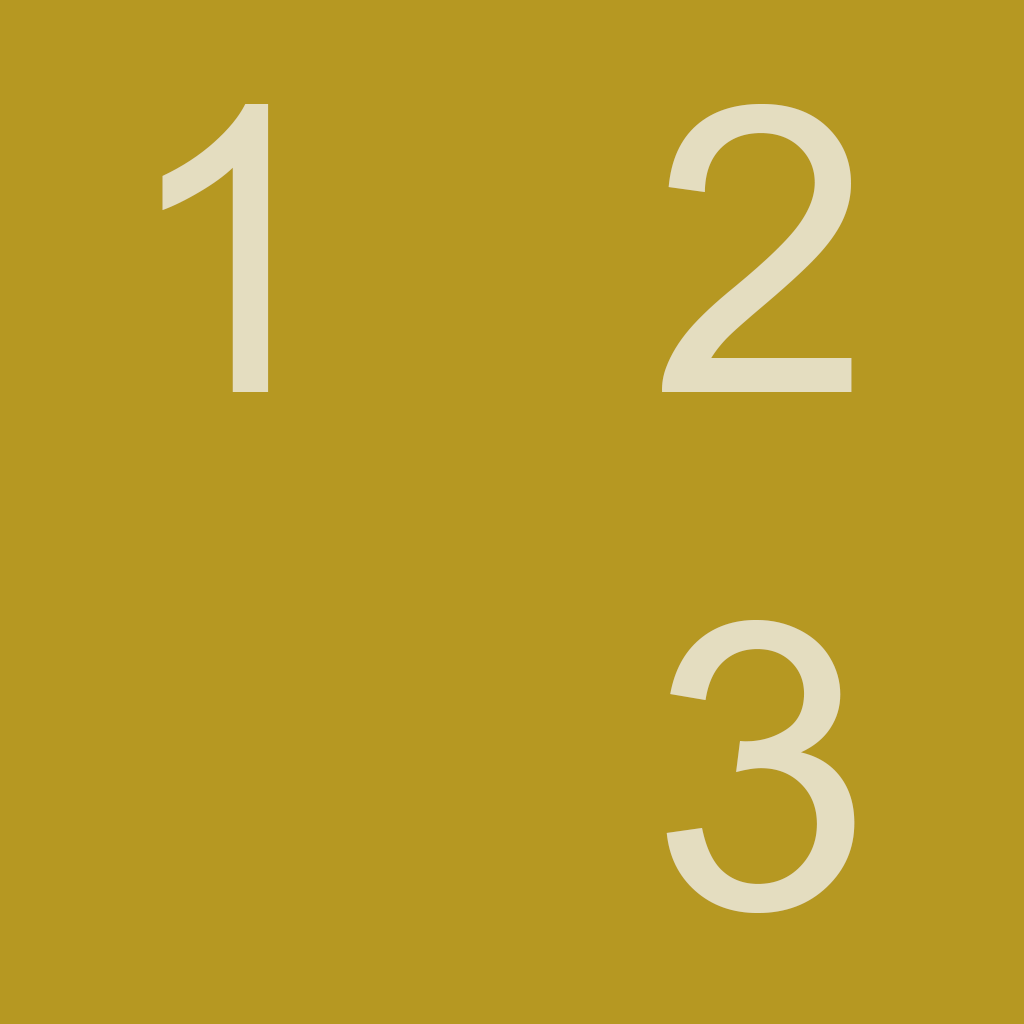
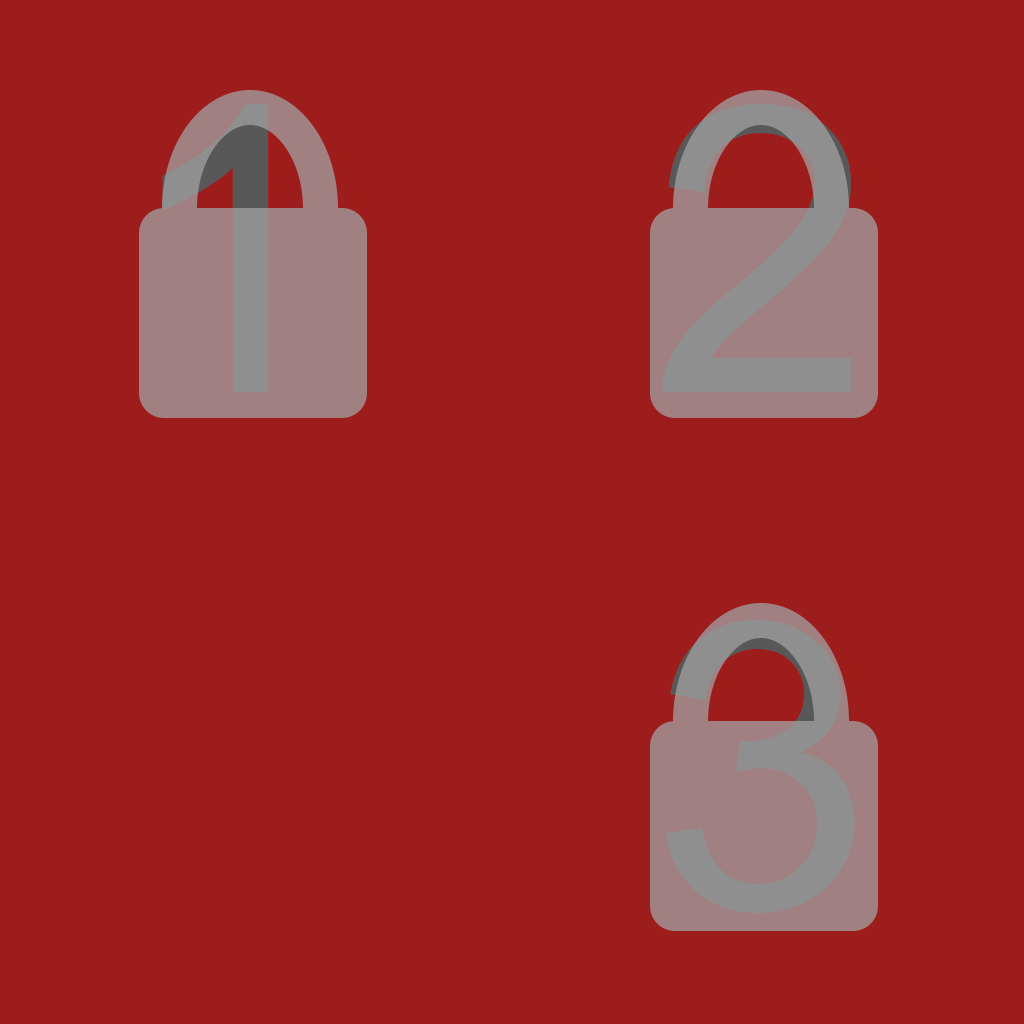
Layer changes from the first 1024×1024 image to the second:
hid group "idle (on)" (4 layers) over [0, 0, 1024, 1024]
hid group "off (natrive)" (4 layers) over [0, 0, 1024, 1024]
added group "lock 3" (3rd of 3, in "Artboard 1" › "locked") (75%) with 2 layers in group "locked" over [650, 603, 878, 931]
added layer "Ellipse 1" (4th of 6, in "Artboard 1" › "locked" › "lock 3") in group "lock 3" over [673, 603, 849, 840]
added layer "Rounded Rectangle 1" (4th of 6, in "Artboard 1" › "locked" › "lock 3") in group "lock 3" over [650, 721, 878, 931]
added group "lock 2" (3rd of 3, in "Artboard 1" › "locked") (75%) with 2 layers in group "locked" over [650, 90, 878, 418]
added layer "Ellipse 1" (5th of 6, in "Artboard 1" › "locked" › "lock 2") in group "lock 2" over [673, 90, 849, 327]
added layer "Rounded Rectangle 1" (5th of 6, in "Artboard 1" › "locked" › "lock 2") in group "lock 2" over [650, 208, 878, 418]
added group "lock 1" (3rd of 3, in "Artboard 1" › "locked") (75%) with 2 layers in group "locked" over [139, 90, 367, 418]
added layer "Ellipse 1" (6th of 6, in "Artboard 1" › "locked" › "lock 1") in group "lock 1" over [162, 90, 338, 327]
added layer "Rounded Rectangle 1" (6th of 6, in "Artboard 1" › "locked" › "lock 1") in group "lock 1" over [139, 208, 367, 418]
added layer "3" (6th of 6, in "Artboard 1" › "locked") in group "locked" over [666, 620, 855, 913]
added layer "2" (6th of 6, in "Artboard 1" › "locked") in group "locked" over [662, 104, 852, 392]
added layer "1" (6th of 6, in "Artboard 1" › "locked") in group "locked" over [162, 104, 269, 392]
added layer "Layer 1 copy 6" (3rd of 3, in "Artboard 1" › "locked") in group "locked" over [0, 0, 1024, 1024]
